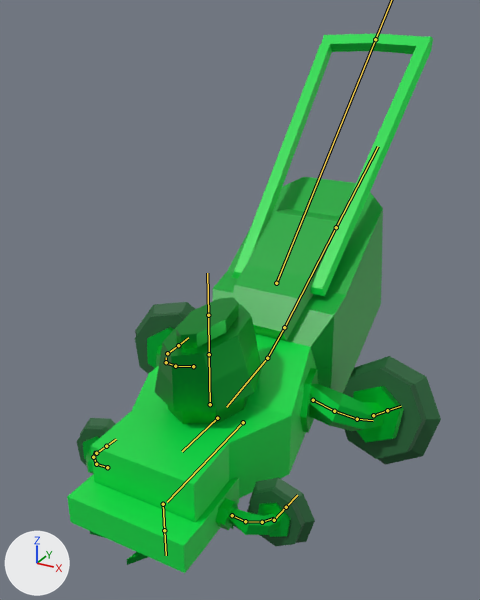
Renders of the FBX model RockPaperScissorsPlaneProject/Assets/FBXs/Lawmower/Lawnmower.fbx from each side of a commit.
One viewpoint serves both versions: a 50 mm lens placed at (4.47, -7.45, 6.69), pointed at (-0.38, 1.36, 2.29). The lights are fixed; the arrows at lower left show +X, +Y and +Z. Both versions are drawn at frame 1 of the action 'LawnmowerRig|LawnmowerWheelRotation'; the numbers are the values there. The bones that bend it are drawn over the model as lines.

Objects in the first picture: 'Lawnmower'.
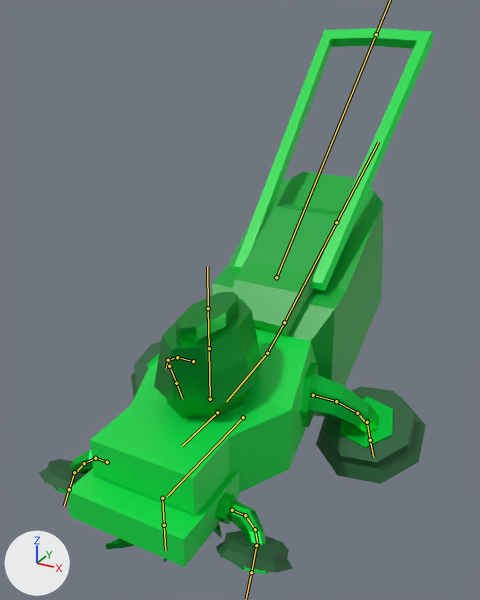
Commit message: Finished: Lawnmower's Animations

Changed parts and their boxes [x1, y1, x2, y2] in the pictures (480 x 600 px):
'Lawnmower', posed
    before: [67, 34, 441, 573]
    after: [39, 28, 434, 574]
bone 'Bone', root to tip
    before: (243, 422) to (167, 502)
    after: (243, 417) to (167, 496)
bone 'Blade', root to tip
    before: (163, 504) to (164, 530)
    after: (162, 498) to (164, 525)
bone 'LegBack.L', root to tip
    before: (313, 400) to (334, 411)
    after: (313, 395) to (336, 401)
bone 'LegBack.R', root to tip
    before: (193, 366) to (175, 366)
    after: (193, 361) to (177, 357)
bone 'LegFront.R', root to tip
    before: (107, 467) to (96, 464)
    after: (107, 462) to (95, 458)
bone 'LegFront.L', root to tip
    before: (232, 515) to (245, 521)
    after: (232, 510) to (245, 515)

What the commit changed:
Bone 'Bone' (bone_bone) moves from (0.0, 0.0, -0.1) to (0.0, 0.0, 0.0).
Bone 'Blade' (bone_blade) turns from (0, -65, 0) to (0, 0, 0) degrees about its own x, y and z.
Bone 'LegBack.L' (bone_legback_l) turns from (0, 75, 0) to (-12, 22, 1) degrees about its own x, y and z.
Bone 'LegBack.R' (bone_legback_r) turns from (0, -83, 0) to (-11, -23, -1) degrees about its own x, y and z.
Bone 'LegFront.R' (bone_legfront_r) turns from (0, -83, 0) to (1, 31, -3) degrees about its own x, y and z.
Bone 'LegFront.L' (bone_legfront_l) turns from (0, 85, 0) to (1, -31, 3) degrees about its own x, y and z.
